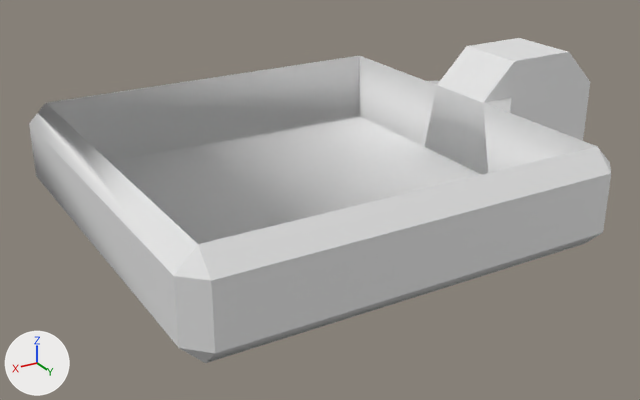
Before and after pictures for a commit that changed the OBJ model game/models/hinge.obj.
Before and after are seen from a camera (50 mm lens) standing at (17.46, 18.31, 7.95) and looking at (6.42, -0.08, -1.24). The lights are fixed; the arrows at lower left show +X, +Y and +Z. Where no turn or scale is listed for an object, it has been applied to the vertices.

Before the edit, the objects in view are built like this:
```python
me_hinge = bpy.data.meshes.new('hinge')
me_hinge.from_pydata(...)  # 54 vertices, 59 faces; spans x -2.0..12.5, y -5.5..5.5, z -2.0..2.0
ob_hinge = bpy.data.objects.new('hinge', me_hinge)
ob_hinge.location = (0.0, 0.0, 0.0)
```
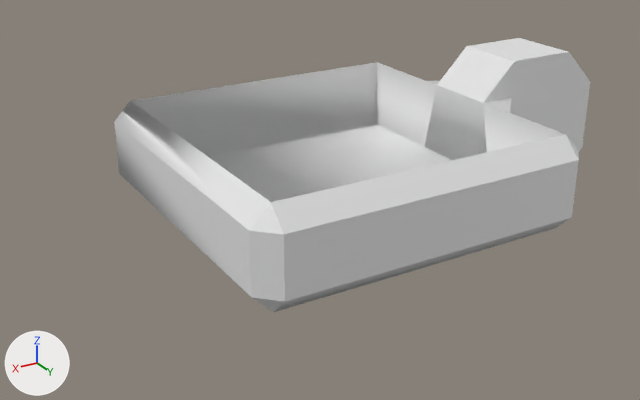
The change, as a diff of the scene's bpy script:
```diff
--- a/game/models/hinge.obj.py
+++ b/game/models/hinge.obj.py
@@ me_hinge @@
 me_hinge.from_pydata(...)  # 54 vertices, 59 faces; spans x -2.0..12.5, y -5.5..5.5, z -2.0..2.0
 # used by ob_hinge; location = (0.0, 0.0, 0.0)
+# me_hinge part 1: all 7 vertices in x 12.0..12.5, y 5.0..5.5, z -1.5..1.0 are moved by (-2.0, -1.0, 0.0)
+# me_hinge part 2: all 7 vertices in x 12.0..12.5, y -5.5..-5.0, z -1.5..1.0 are moved by (-2.0, 1.0, 0.0)
+# me_hinge part 3: all 7 vertices in x 1.5..2.0, y 5.0..5.5, z -1.5..1.0 are moved by (0.0, -1.0, 0.0)
+# me_hinge part 4: all 7 vertices in x 1.5..2.0, y -5.5..-5.0, z -1.5..1.0 are moved by (0.0, 1.0, 0.0)
```

Location of each change, (x1, y1, x2, y2) in pixels of the pictures (640 x 400 px; the box of a moved part takes in the faces that stretch with it):
'hinge', reshaped (18% narrower, 16% shorter): before (29, 38, 611, 363); after (114, 38, 590, 312)
part 1 of me_hinge, moved or reshaped: before (174, 245, 215, 363); after (249, 203, 285, 312)
part 2 of me_hinge, moved or reshaped: before (29, 103, 198, 348); after (114, 101, 271, 296)
part 3 of me_hinge, moved or reshaped: before (198, 108, 611, 363); after (271, 108, 579, 312)
part 4 of me_hinge, moved or reshaped: before (46, 56, 482, 244); after (131, 62, 452, 202)
